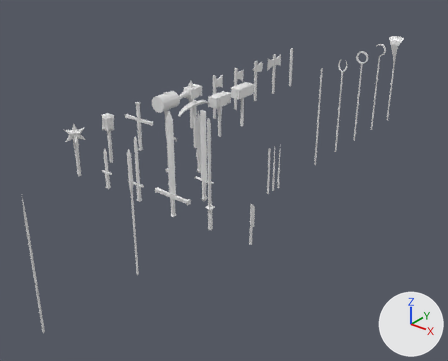
One commit to the Blender file resources/meshes/weapons.blend: the scene before it, then after it.
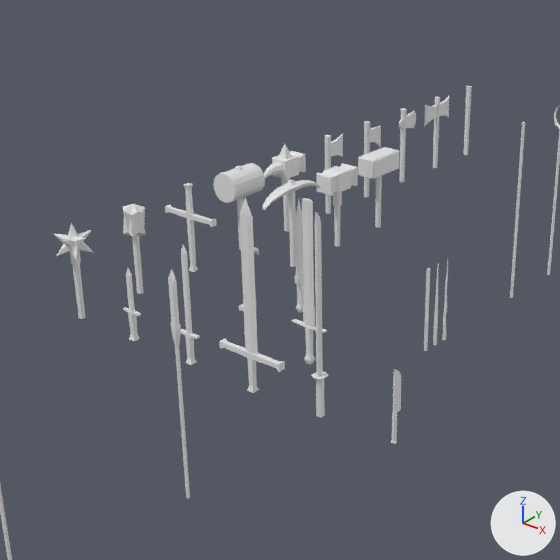
Old and new are each drawn whole from a 50 mm camera at (4.46, -5.1, 3.03) aimed at (0.35, 0.03, -0.15) and again close up on the part from 8% to 76% of the width and 0% to 85% of the height. Arrows for +X, +Y and +Z are at lower right; the lights stay in place.

Objects in the first close-up: 'cudgel01', 'executionerSword01', 'forgeHammer01', 'forgeHammer02', 'gladius', 'glaive01', 'greatSword01', 'harpe', 'katana01', 'mallet01', 'morningstar01', 'shortSword01', 'sword01', 'warhammer01'.
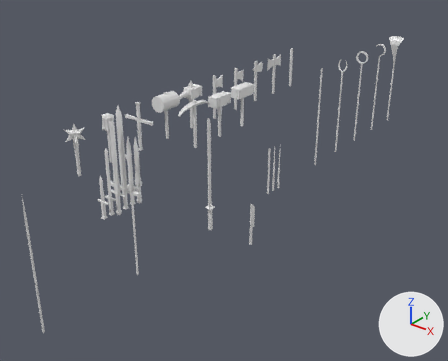
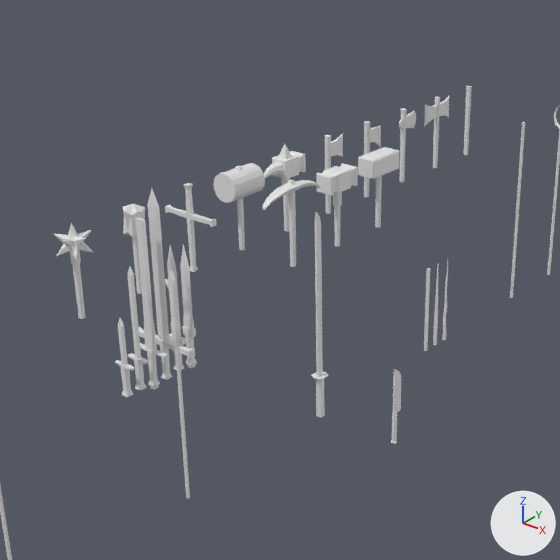
What differs and where, as boxes (x1, y1, x2, y2) in the close-ups (560 x 560 px):
'greatSword01', moved: before (219, 198, 285, 393); after (139, 189, 195, 380)
'executionerSword01', moved: before (292, 198, 327, 364); after (135, 218, 168, 390)
'sword01', moved: before (181, 245, 200, 365); after (127, 267, 149, 391)
'gladius', moved, turned: before (294, 199, 304, 313); after (180, 244, 197, 369)
'shortSword01', moved: before (123, 268, 141, 341); after (115, 318, 135, 397)
'harpe', moved, turned: before (239, 237, 259, 334); after (165, 245, 186, 370)

The edits, one by one:
Object 'executionerSword01' (ob_executionersword01) moves from (0.5, -0.5, 0.0) to (0.0, -1.3, 0.0).
Object 'gladius' (ob_gladius) moves from (0.0, 0.0, 0.0) to (0.0, -1.0, 0.0).
Object 'gladius' (ob_gladius) turns from (0, 0, 0) to (0, 0, 90) degrees about x, y and z.
Object 'greatSword01' (ob_greatsword01) moves from (0.5, -1.0, 0.0) to (0.0, -1.2, 0.0).
Object 'harpe' (ob_harpe) moves from (0.0, -0.5, 0.0) to (0.0, -1.1, 0.0).
Object 'harpe' (ob_harpe) turns from (0, 0, 0) to (0, 0, 90) degrees about x, y and z.
Object 'shortSword01' (ob_shortsword01) moves from (-0.5, -1.0, 0.0) to (0.0, -1.5, 0.0).
Object 'sword01' (ob_sword01) moves from (0.0, -1.0, 0.0) to (0.0, -1.4, 0.0).
